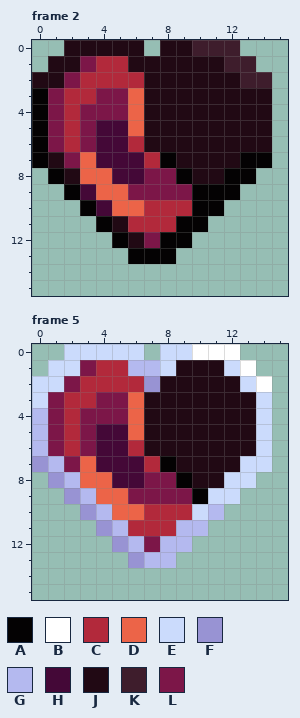
Two versions of one pixel-art file, hud/heart.aseprite. That is the earlier state.
16x16 pixels, 6 frames. Colours within 5 levels of each other are drawn and written as one. Shown: frame 2, frame 5.
Palette (. is transparent): A #040203  B #ffffff  C #b2293b  D #ec6448  E #cbdbfc  F #9893d3  G #b4b9ef  H #440837  J #210914  K #3e1d2c  L #7c1648
Pixels before, frame 2, first column x 0:
 0 ..JJJJJ.JJKKK..
 1 .JJLCCJJJJJJKK.
 2 JJLCCCCJJJJJJKK
 3 ALCCLLDJJJJJJJJ
 4 ALCLLLDJJJJJJJJ
 5 ALCLHHDJJJJJJJJ
 6 ALCLHHCJJJJJJJJ
 7 AJLDHHHCAJJJJAA
 8 .AJDDHHLLAJJAA.
 9 ..AHDDLLLLAAA..
10 ...AHDDCCCAA...
11 ....AJCCCAA....
12 .....AJLAA.....
13 ......AAA......
Pixels before, frame 5, first column x 0:
 0 ..EEEEE.EEBBB..
 1 .EELCCGGEJJJEB.
 2 EELCCCCFJJJJJEB
 3 ELCCLLDJJJJJJJE
 4 GLCLLLDJJJJJJJE
 5 GLCLHHDJJJJJJJE
 6 GLCLHHCJJJJJJJE
 7 FGLDHHHCAJJJJEE
 8 .FGDDHHLLAJJEE.
 9 ..FGDDLLLLAEE..
10 ...FGDDCCCEG...
11 ....FGCCCGG....
12 .....FGLGG.....
13 ......FGG......
New version:
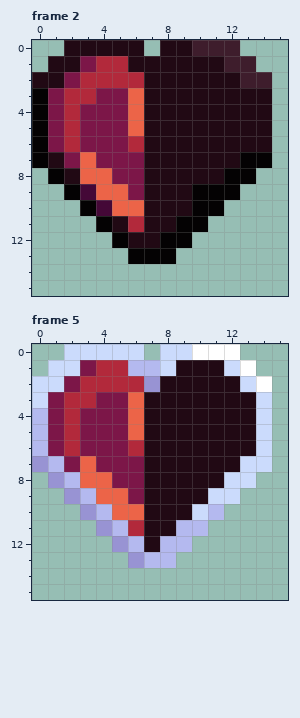
Change:
Frame 2:
Colour A gives way to colour J in row 7 at x 8; in row 8 at x 9.
Colour C gives way to colour J in row 7 at x 7; in row 10 at x 7 to 9; in row 11 at x 7 to 8.
Colour L gives way to colour J in row 8 at x 7 to 8; in row 9 at x 7 to 9; in row 12 at x 7.
Colour H gives way to colour L in rows 5 to 6 at x 4 to 5; in row 7 at x 4 to 6; in row 8 at x 5 to 6.
Frame 5:
Colour A gives way to colour J in row 7 at x 8; in row 8 at x 9; in row 9 at x 10.
Colour C gives way to colour J in row 7 at x 7; in row 10 at x 7 to 9; in row 11 at x 7 to 8.
Colour L gives way to colour J in row 8 at x 7 to 8; in row 9 at x 7 to 9; in row 12 at x 7.
Colour H gives way to colour L in rows 5 to 6 at x 4 to 5; in row 7 at x 4 to 6; in row 8 at x 5 to 6.
Where, in picture pixels (left, top, right, bottom), the same in both pictures:
changed: (96, 120, 192, 248)
changed: (96, 424, 208, 552)
